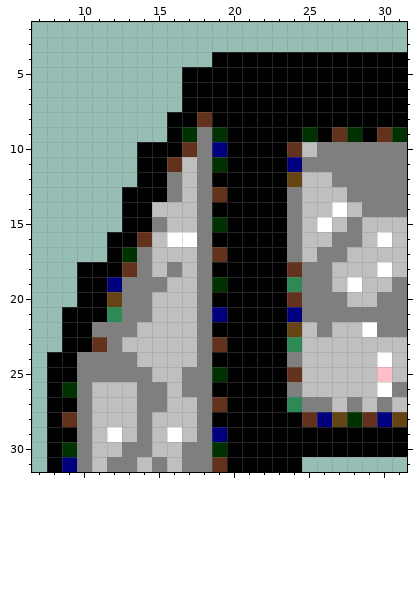
Pixel-art sprite -- wall/flagstone/flagstone_6.base.111.png. That is the earlier state.
The file is 32x32 pixels. Shown: x 7..31, y 2..31.
New version:
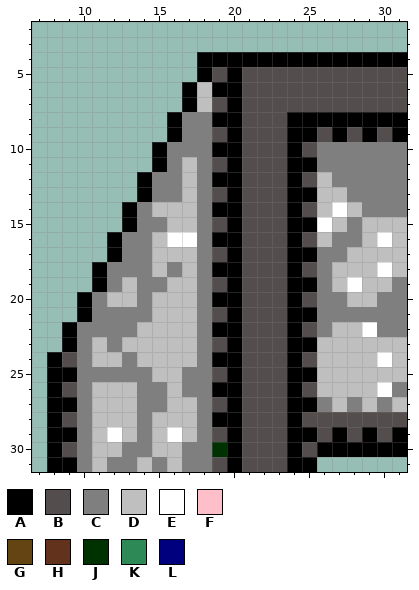
Palette (. is transparent): A #000000  B #534d4d  C #7f7f7f  D #bfbfbf  E #ffffff  F #febfca  G #634412  H #63321d  J #003100  K #2d8a56  L #00007f
Changes in this commit:
y 4: x 18 . -> A
y 5: x 17 A -> .; x 19 A -> B; x 21..31 AAAAAAAAAAA -> BBBBBBBBBBB
y 6: x 18 A -> D; x 21..31 AAAAAAAAAAA -> BBBBBBBBBBB
y 7: x 18..19 AA -> DB; x 21..31 AAAAAAAAAAA -> BBBBBBBBBBB
y 8: x 17..18 AH -> CC; x 21..23 AAA -> BBB
y 9: x 17 J -> C; x 19 J -> B; x 21..23 AAA -> BBB; x 25..28 JAHJ -> ABAB; x 30..31 HJ -> BA
y 10: x 14 A -> .; x 16..17 AH -> CC; x 19 L -> A; x 21..25 AAAHD -> BBBAB
y 11: x 14 A -> .; x 16 H -> C; x 19 J -> B; x 21..25 AAALC -> BBBAA
y 12: x 15 A -> C; x 21..25 AAAGD -> BBBAB
y 13: x 13 A -> .; x 15 A -> C; x 19 H -> B; x 21..25 AAACD -> BBBAA
y 14: x 14 A -> C; x 21..25 AAACD -> BBBAB
y 15: x 14 A -> C; x 19 J -> B; x 21..25 AAACD -> BBBAA
y 16: x 13..14 AH -> CC; x 21..25 AAACD -> BBBAB
y 17: x 13 J -> C; x 19 H -> B; x 21..25 AAACD -> BBBAA
y 18: x 10 A -> .; x 12..13 AH -> CC; x 21..25 AAAHC -> BBBAB
y 19: x 10 A -> .; x 12..13 LC -> CD; x 19 J -> B; x 21..25 AAAKC -> BBBAA
y 20: x 11..13 AGC -> CDD; x 21..25 AAAHC -> BBBAB
y 21: x 9 A -> .; x 11..12 AK -> CC; x 19 L -> B; x 21..25 AAALC -> BBBAA
y 22: x 10 A -> C; x 21..25 AAAGD -> BBBAB
y 23: x 10..11 AH -> CD; x 19 H -> B; x 21..25 AAAKD -> BBBAA
y 24: x 9 A -> B; x 11..12 CC -> DD; x 21..25 AAACD -> BBBAB
y 25: x 19 J -> B; x 21..25 AAAHD -> BBBAA; x 30 F -> D
y 26: x 9 J -> B; x 21..25 AAACD -> BBBAB
y 27: x 19 H -> B; x 21..25 AAAKC -> BBBAA
y 28: x 9 H -> B; x 21..23 AAA -> BBB; x 25..31 HLGJHLG -> BBBBBBB
y 29: x 19 L -> B; x 21..23 AAA -> BBB; x 26 A -> B; x 28 A -> B; x 30 A -> B
y 30: x 9 J -> B; x 21..23 AAA -> BBB; x 25 A -> B
y 31: x 9 L -> A; x 19 H -> B; x 21..23 AAA -> BBB; x 25 . -> A
Where, in picture pixels (left, top, right, bottom), the same in both pictures:
changed: (62, 52, 407, 472)
